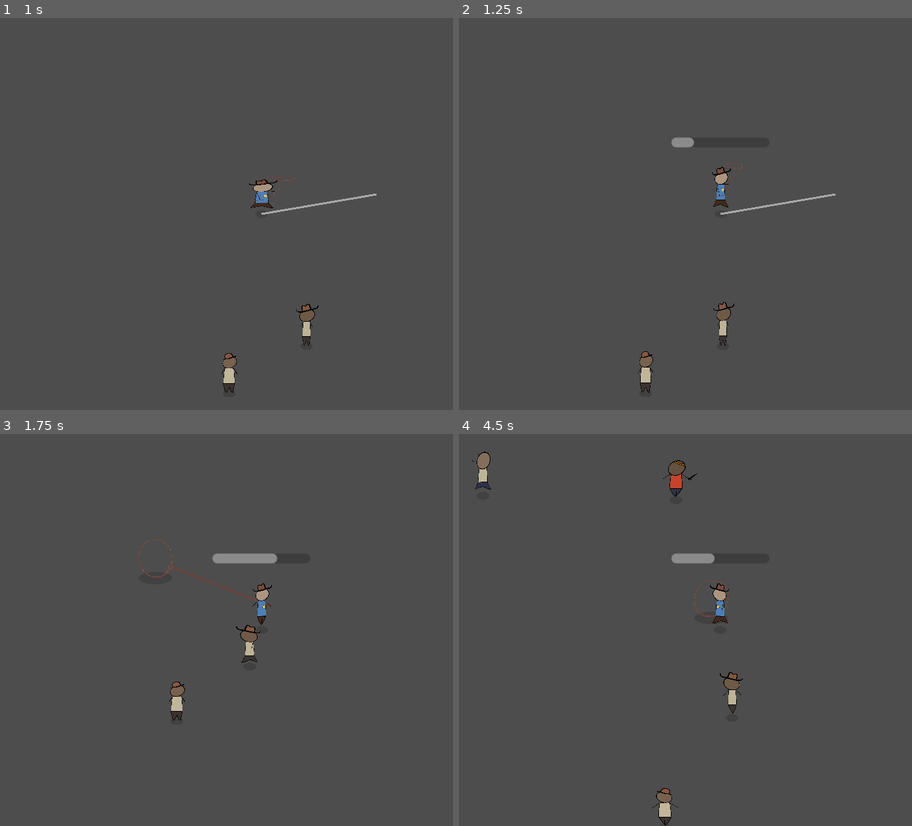
Above: before the commit, frames 1-4 (two rows, left to right).
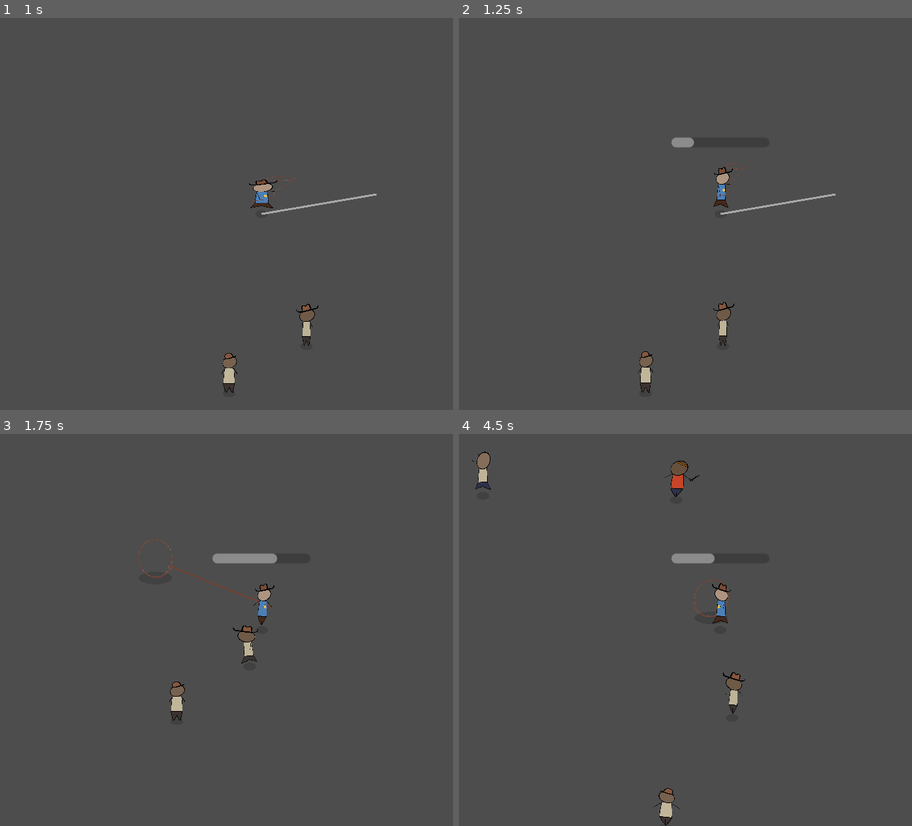
Above: after the commit, the same moments.

Repository: martindzejky/gmtk2025
Game: Godot game, scene res://main.tscn
Two runs of this game, one before a commit and one after it. Both use one fixed random seed, a clock stepped at 60 frames per second and the inputs below.
Inputs (mouse positions are in pixels of both pictures, inside the frame that each line leads up to):
- Up to frame 1 (1 s): move the mouse to (375, 194) at 0.52 s; hold D (move_right) from 0.53 s (still down); tap Shift (dash) at 0.6 s
- Up to frame 2 (1.25 s): keep holding D (move_right)
- Up to frame 3 (1.75 s): move the mouse to (158, 649) at 1.27 s; release D (move_right) at 1.28 s; hold S (move_down) from 1.28 s (still down); click (158, 649) at 1.35 s
- Up to frame 4 (4.5 s): move the mouse to (771, 543) at 2.02 s; release S (move_down) at 2.03 s; hold D (move_right) 2.03-2.78 s; tap Shift (dash) at 2.1, 3.6 s; move the mouse to (694, 708) at 2.77 s; hold W (move_up) 2.78-3.53 s; click (694, 708) at 2.85 s; move the mouse to (875, 688) at 3.52 s; hold A (move_left) from 3.53 s (still down); move the mouse to (563, 571) at 4.27 s; click (563, 571) at 4.35 s

Frame 1 is identical in both runs. In frame 2, 0.1% of the frame differs, in the area x 55-64%, y 37-49%; in frame 3, 0.2%; in frame 4, 0.5%, in the area x 42-64%, y 6-100%.

Commit message:
rotation running

Diff:
--- a/objects/dude.tscn
+++ b/objects/dude.tscn
@@ -1123,6 +1123,17 @@
 "points": PackedFloat32Array(1, -0.25, 0, 0.0666667, 0.132919, 1.2, -0.25, 0, 0, -0.625423, 1, 0, 0, 0, 0),
 "times": PackedFloat32Array(0, 0.8, 1.1)
 }
+tracks/8/type = "bezier"
+tracks/8/imported = false
+tracks/8/enabled = true
+tracks/8/path = NodePath("jump_animation/rotation_scale_animation:rotation")
+tracks/8/interp = 1
+tracks/8/loop_wrap = true
+tracks/8/keys = {
+"handle_modes": PackedInt32Array(0, 0, 1),
+"points": PackedFloat32Array(0, -0.25, 0, 0, -0.0691475, -0.10472, -0.25, 0, 0.0333332, 0.473882, 0, 0, 0, 0, 0),
+"times": PackedFloat32Array(0, 0.8, 1.1)
+}
 
 [sub_resource type="Animation" id="Animation_cr6a7"]
 resource_name = "running"
@@ -1221,6 +1232,18 @@
 "points": PackedFloat32Array(0.8, -0.25, 0, 0, 0.0295467, 1.1, -0.25, 0, 0.25, 0, 0.8, -2.98023e-08, 0.035996, 0, 0.0356274, 1.1, -0.25, 0, 0.25, 0, 0.8, 0, 0.0380229, 0.25, 0),
 "times": PackedFloat32Array(0, 0.2, 0.4, 0.6, 0.8)
 }
+tracks/8/type = "value"
+tracks/8/imported = false
+tracks/8/enabled = true
+tracks/8/path = NodePath("jump_animation/rotation_scale_animation:rotation")
+tracks/8/interp = 4
+tracks/8/loop_wrap = true
+tracks/8/keys = {
+"times": PackedFloat32Array(0, 0.4, 0.8),
+"transitions": PackedFloat32Array(1, 1, 1),
+"update": 0,
+"values": [-0.0872665, 0.0872665, -0.0872665]
+}
 
 [sub_resource type="Animation" id="Animation_dkird"]
 resource_name = "running_hooked"
@@ -1331,6 +1354,18 @@
 "points": PackedFloat32Array(0.8, -0.25, 0, 0, 0.0295467, 1.1, -0.25, 0, 0.25, 0, 0.8, -2.98023e-08, 0.035996, 0, 0.0356274, 1.1, -0.25, 0, 0.25, 0, 0.8, 0, 0.0380229, 0.25, 0),
 "times": PackedFloat32Array(0, 0.2, 0.4, 0.6, 0.8)
 }
+tracks/9/type = "value"
+tracks/9/imported = false
+tracks/9/enabled = true
+tracks/9/path = NodePath("jump_animation/rotation_scale_animation:rotation")
+tracks/9/interp = 4
+tracks/9/loop_wrap = true
+tracks/9/keys = {
+"times": PackedFloat32Array(0, 0.4, 0.8),
+"transitions": PackedFloat32Array(1, 1, 1),
+"update": 0,
+"values": [-0.0872665, 0.0872665, -0.0872665]
+}
 
 [sub_resource type="Animation" id="Animation_r7x12"]
 resource_name = "running_lasso"
@@ -1452,6 +1487,18 @@
 "handle_modes": PackedInt32Array(0, 0, 0, 0, 0),
 "points": PackedFloat32Array(0.8, -0.25, 0, 0, 0.0295467, 1.1, -0.25, 0, 0.25, 0, 0.8, -2.98023e-08, 0.035996, 0, 0.0356274, 1.1, -0.25, 0, 0.25, 0, 0.8, 0, 0.0380229, 0.25, 0),
 "times": PackedFloat32Array(0, 0.2, 0.4, 0.6, 0.8)
+}
+tracks/10/type = "value"
+tracks/10/imported = false
+tracks/10/enabled = true
+tracks/10/path = NodePath("jump_animation/rotation_scale_animation:rotation")
+tracks/10/interp = 4
+tracks/10/loop_wrap = true
+tracks/10/keys = {
+"times": PackedFloat32Array(0, 0.4, 0.8),
+"transitions": PackedFloat32Array(1, 1, 1),
+"update": 0,
+"values": [-0.0872665, 0.0872665, -0.0872665]
 }
 
 [sub_resource type="Animation" id="Animation_3mih0"]
@@ -1669,6 +1716,7 @@
 scale = Vector2(0.0561217, 0.0561217)
 texture = ExtResource("3_cr6a7")
 hframes = 13
+frame = 8
 
 [node name="sheriff_star" type="Sprite2D" parent="jump_animation/rotation_scale_animation/body_scale/body"]
 visible = false
